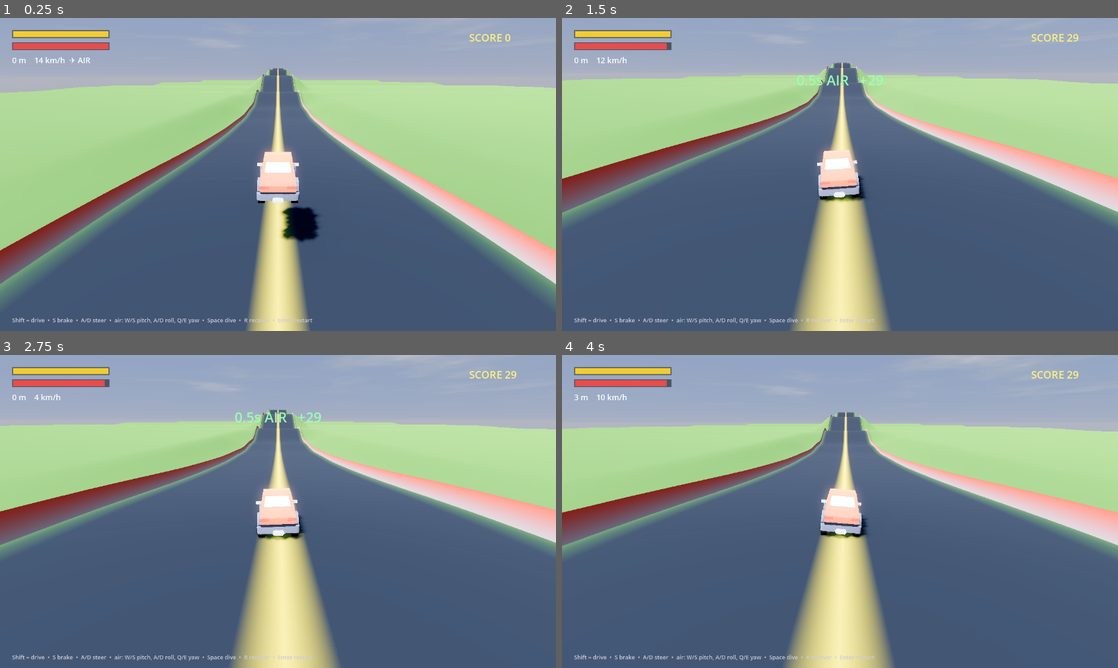
Above: before the commit, frames 1-4 (two rows, left to right).
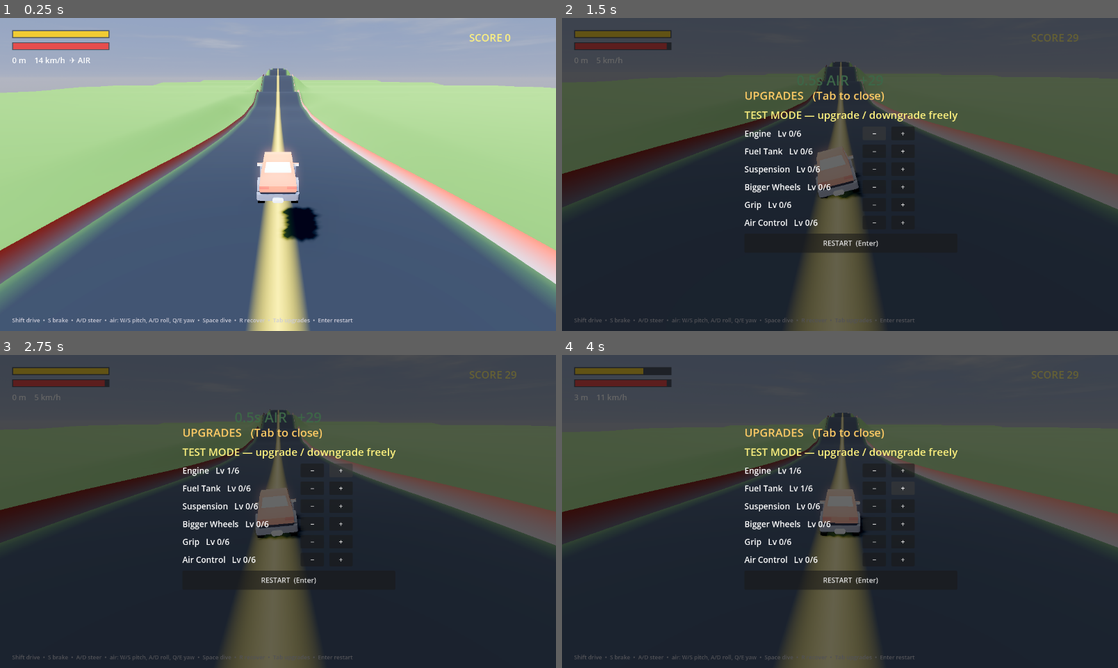
Above: after the commit, the same moments.

Repository: MilkManManiac/HillClimbRacer
Game: Godot game, scene res://scenes/HillClimb.tscn
The game is run twice, just before and just after one commit, with the same random seed, the same clock (stepped at 60 frames per second) and the same inputs.
Inputs (mouse positions are in pixels of both pictures, inside the frame that each line leads up to):
- Up to frame 1 (0.25 s): no input
- Up to frame 2 (1.5 s): tap Enter at 0.5, 0.6 s; move the mouse to (962, 158) at 0.52 s; hold D (turn_right) 0.53-1.25 s; click (962, 158) at 0.67 s; tap Space at 0.77 s; tap Tab at 0.8 s; click (873, 133) at 1.25 s, where only the run after the commit has a clickable "−"
- Up to frame 3 (2.75 s): click (339, 470) at 2 s, where only the run after the commit has a clickable "+"
- Up to frame 4 (4 s): click (873, 489) at 2.75 s, where only the run after the commit has a clickable "−"; click (901, 489) at 3.5 s, where only the run after the commit has a clickable "+"

The runs differ from the first frame. In frame 1, 0.4% of the frame differs, in the area x 4-64%, y 95-98%; in frame 2, 100%; in frame 3, 100%, in the area x 0-100%, y 0-100%; in frame 4, 100%.

Commit message:
HC: fix landing speed-loss (grip re-aims velocity, conserves speed) + free test-bench shop
- Grip no longer deletes lateral velocity (which scrubbed momentum on slightly-off
  landings); it re-aims horizontal velocity toward heading while conserving speed.
  Verified ~98% speed retained across a jump/landing
- Shop is now a free test bench: Tab toggles it any time; per-upgrade - / + buttons
  to upgrade/downgrade freely (no money gating) and feel each level live

Co-Authored-By: Claude Opus 4.8 (1M context) <noreply@anthropic.com>

Diff:
--- a/scripts/hc/HCCar.gd
+++ b/scripts/hc/HCCar.gd
@@ -124,10 +124,21 @@
 		# smoothed steering (slower response than raw input)
 		_steer = lerpf(_steer, steer_in, 1.0 - exp(-steer_rate * delta))
 		var k: float = clamp(speed / max_speed, 0.0, 1.0)
-		# grip: kill sideways slide, but turning hard at speed loses grip -> it slides out
+		# grip = re-aim horizontal velocity toward the car's heading WITHOUT losing speed
+		# (so a slightly-sideways landing keeps its momentum instead of scrubbing it).
+		# Turning hard at speed grips less -> it slides/drifts.
 		var slide: float = clamp(absf(_steer) * k, 0.0, 1.0)
-		var grip_eff: float = grip * (1.0 - slide_factor * slide)
-		apply_central_force(-right * right.dot(vel) * grip_eff * mass)
+		var align_rate: float = grip * (1.0 - slide_factor * slide)
+		var hv := Vector3(vel.x, 0.0, vel.z)
+		var hspeed := hv.length()
+		var fwd_h := Vector3(fwd.x, 0.0, fwd.z)
+		if hspeed > 1.0 and fwd_h.length() > 0.1:
+			var dir := fwd_h.normalized()
+			if fwd_speed < 0.0:
+				dir = -dir
+			var t: float = clamp(align_rate * delta * 0.5, 0.0, 1.0)
+			var nhv := hv.normalized().slerp(dir, t) * hspeed
+			linear_velocity = Vector3(nhv.x, vel.y, nhv.z)
 		# steering (bicycle model)
 		if absf(fwd_speed) > 0.4:
 			var ang: float = _steer * max_steer_angle * (1.0 - k * 0.4)
--- a/scripts/hc/HCMain.gd
+++ b/scripts/hc/HCMain.gd
@@ -44,8 +44,11 @@
 	Input.set_mouse_mode(Input.MOUSE_MODE_VISIBLE)
 
 func _input(event: InputEvent) -> void:
-	if event is InputEventKey and event.pressed and not event.echo and event.keycode == KEY_ENTER:
-		_restart()
+	if event is InputEventKey and event.pressed and not event.echo:
+		if event.keycode == KEY_ENTER:
+			_restart()
+		elif event.keycode == KEY_TAB:
+			_toggle_shop()
 
 func _setup_sky() -> void:
 	var sky := Node3D.new()
@@ -180,11 +183,17 @@
 		lbl.custom_minimum_size = Vector2(260, 0)
 		lbl.add_theme_font_size_override("font_size", 19)
 		row.add_child(lbl)
-		var btn := Button.new()
-		btn.custom_minimum_size = Vector2(150, 0)
-		btn.pressed.connect(_buy.bind(key))
-		row.add_child(btn)
-		_shop_rows[key] = {"label": lbl, "btn": btn}
+		var minus := Button.new()
+		minus.text = "  −  "
+		minus.custom_minimum_size = Vector2(54, 0)
+		minus.pressed.connect(_set_level.bind(key, -1))
+		row.add_child(minus)
+		var plus := Button.new()
+		plus.text = "  +  "
+		plus.custom_minimum_size = Vector2(54, 0)
+		plus.pressed.connect(_set_level.bind(key, 1))
+		row.add_child(plus)
+		_shop_rows[key] = {"label": lbl}
 	var restart := Button.new()
 	restart.text = "RESTART  (Enter)"
 	restart.custom_minimum_size = Vector2(440, 44)
@@ -200,33 +209,29 @@
 	return l
 
 func _show_shop() -> void:
-	_shop_header.text = "WRECKED  —  %d m   (banked +%d)" % [int(_car.get("distance")), int(_car.get("score"))]
+	_shop_header.text = "WRECKED  —  %d m" % int(_car.get("distance"))
 	_shop.visible = true
 	_refresh_shop()
 
+func _toggle_shop() -> void:
+	if _shop == null:
+		return
+	_shop.visible = not _shop.visible
+	if _shop.visible:
+		_shop_header.text = "UPGRADES   (Tab to close)"
+		_refresh_shop()
+
 func _refresh_shop() -> void:
-	_shop_money.text = "MONEY: $%d" % money
+	_shop_money.text = "TEST MODE — upgrade / downgrade freely"
 	for key in UP_KEYS:
 		var lvl: int = _levels[key]
 		var row: Dictionary = _shop_rows[key]
 		row.label.text = "%s   Lv %d/%d" % [UP_NAME[key], lvl, UP_MAX]
-		if lvl >= UP_MAX:
-			row.btn.text = "MAX"
-			row.btn.disabled = true
-		else:
-			var c: int = _cost(key)
-			row.btn.text = "Buy  $%d" % c
-			row.btn.disabled = money < c
-
-func _buy(key: String) -> void:
-	if _levels[key] >= UP_MAX:
-		return
-	var c: int = _cost(key)
-	if money >= c:
-		money -= c
-		_levels[key] += 1
-		_apply_upgrades()
-		_refresh_shop()
+
+func _set_level(key: String, delta: int) -> void:
+	_levels[key] = clampi(_levels[key] + delta, 0, UP_MAX)
+	_apply_upgrades()
+	_refresh_shop()
 
 # --- HUD ---------------------------------------------------------------------
 
@@ -268,7 +273,7 @@
 	hint.position = Vector2(28, -34)
 	hint.add_theme_font_size_override("font_size", 13)
 	hint.add_theme_color_override("font_color", Color(0.8, 0.8, 0.85))
-	hint.text = "Shift = drive  •  S brake  •  A/D steer  •  air: W/S pitch, A/D roll, Q/E yaw  •  Space dive  •  R recover  •  Enter restart"
+	hint.text = "Shift drive  •  S brake  •  A/D steer  •  air: W/S pitch, A/D roll, Q/E yaw  •  Space dive  •  R recover  •  Tab upgrades  •  Enter restart"
 	layer.add_child(hint)
 
 func _bar_bg(layer: CanvasLayer, pos: Vector2, col: Color) -> void:
--- a/tests/HCDrive.gd
+++ b/tests/HCDrive.gd
@@ -1,21 +1,25 @@
 extends Node
 var _f := 0
 var _car: RigidBody3D
-var _root: Node
+var _pre_air := 0.0
+var _post_land := 0.0
+var _was_air := false
 func _ready() -> void:
-	_root = load("res://scenes/HillClimb.tscn").instantiate()
-	add_child(_root)
+	var s: Node = load("res://scenes/HillClimb.tscn").instantiate()
+	add_child(s)
 	await get_tree().process_frame
-	for c in _root.get_children():
+	for c in s.get_children():
 		if c is RigidBody3D: _car = c
 func _physics_process(_d: float) -> void:
 	_f += 1
 	if _car == null: return
-	if _f > 60 and not _car.get("dead"):
-		Input.action_press("accelerate")
-		# steer hard so it eventually goes off-road / crashes
-		if _f % 120 < 60: Input.action_press("turn_left")
-		else: Input.action_release("turn_left")
-	if _f == 1500:
-		print("[hc] dead=%s score=%.0f money=%d" % [str(_car.get("dead")), _car.get("score"), _root.get("money")])
+	if _f > 60: Input.action_press("accelerate")
+	var air: bool = _car.get("airborne")
+	# capture speed just before takeoff, and just after the next landing
+	if air and not _was_air: _pre_air = _car.call("get_speed_kmh")
+	if not air and _was_air and _pre_air > 60.0 and _post_land == 0.0:
+		_post_land = _car.call("get_speed_kmh")
+		print("[hc] before jump=%.0fkmh  after landing=%.0fkmh (retained %.0f%%)" % [_pre_air, _post_land, 100.0*_post_land/_pre_air])
 		get_tree().quit()
+	_was_air = air
+	if _f > 2500: get_tree().quit()
